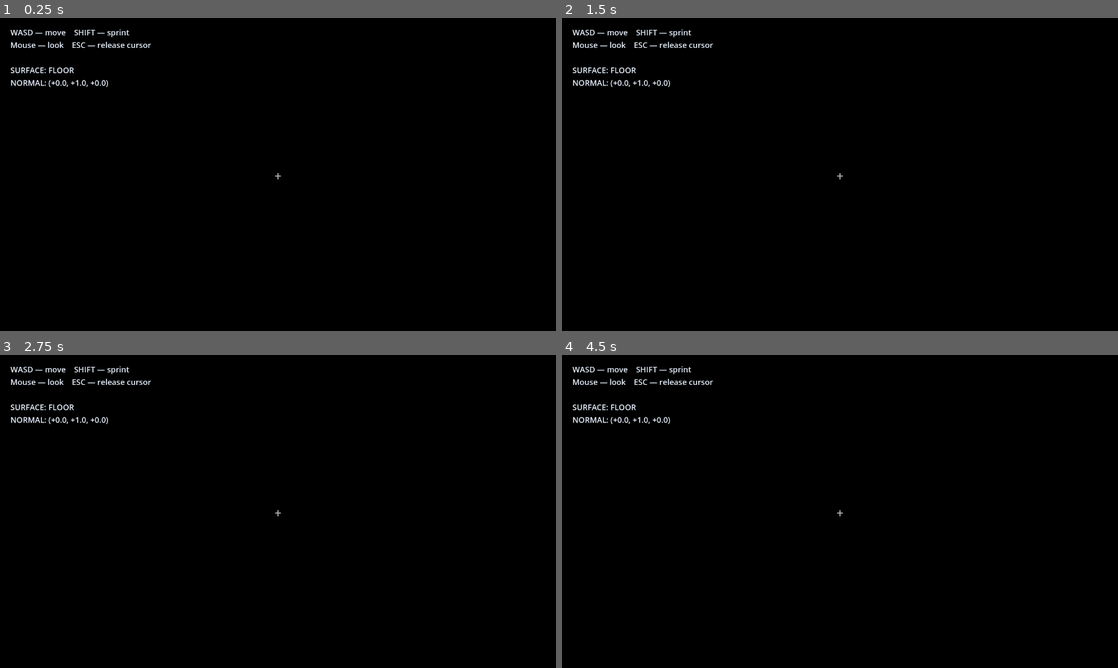
Above: before the commit, frames 1-4 (two rows, left to right).
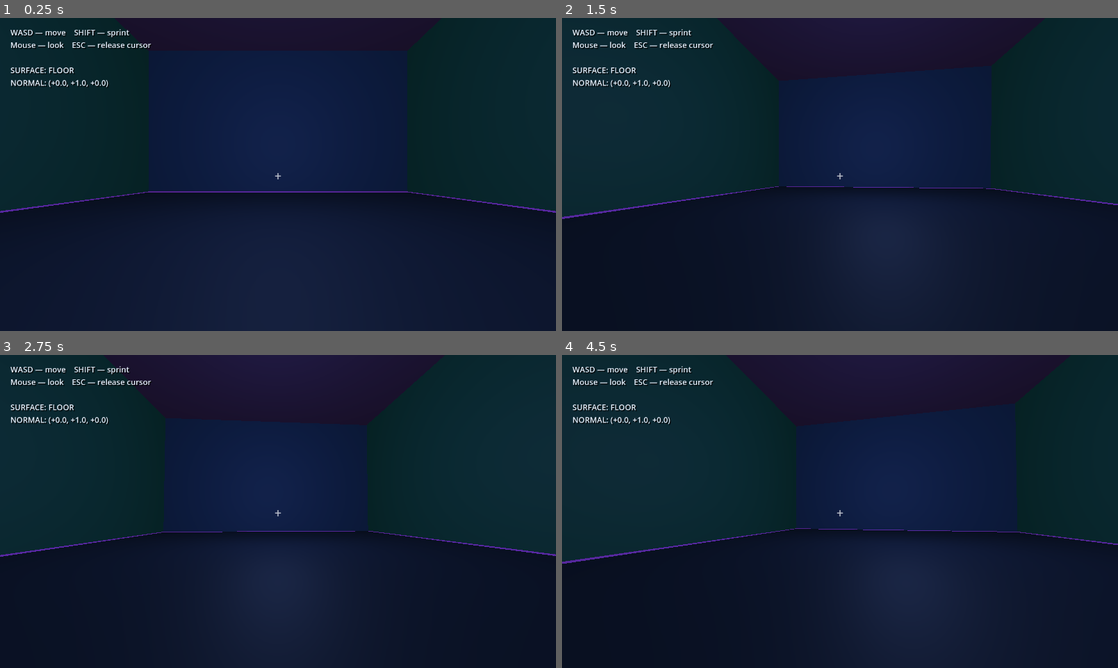
Above: after the commit, the same moments.

Repository: VovaShkrobtak/GD-TEST
Game: Godot game, scene res://scenes/main.tscn
Two runs of this game, one before a commit and one after it. Both use one fixed random seed, a clock stepped at 60 frames per second and the inputs below.
Inputs (mouse positions are in pixels of both pictures, inside the frame that each line leads up to):
- Up to frame 1 (0.25 s): no input
- Up to frame 2 (1.5 s): tap Enter at 0.5 s; move the mouse to (867, 174) at 0.52 s; hold Shift 0.53-1.28 s; hold W from 0.53 s (still down); move the mouse to (812, 174) at 1.27 s; tap Shift at 1.35 s
- Up to frame 3 (2.75 s): keep holding W; tap Space at 2 s; move the mouse to (289, 505) at 2.02 s; hold Shift from 2.03 s (still down)
- Up to frame 4 (4.5 s): keep holding W; tap Enter at 2.75 s; move the mouse to (834, 517) at 2.77 s; release Shift at 2.78 s; tap Shift at 2.85, 4.35 s; tap Space at 3.5 s; move the mouse to (878, 514) at 3.52 s; hold Shift 3.53-4.28 s; move the mouse to (795, 508) at 4.27 s

The runs differ from the first frame. In frame 1, 99% of the frame differs, in the area x 0-100%, y 0-100%; in frame 2, 99%; in frame 3, 99%; in frame 4, 99%.
Error before the commit: Invalid assignment of property or key 'reflection_source' with value of type 'int' on a base object of type 'Environment'. (res://scripts/main.gd:37)

Commit message:
Remove invalid Environment reflection property

Diff:
--- a/scripts/main.gd
+++ b/scripts/main.gd
@@ -34,7 +34,6 @@
     environment.ambient_light_source = Environment.AMBIENT_SOURCE_COLOR
     environment.ambient_light_color = Color(0.46, 0.5, 0.58)
     environment.ambient_light_energy = 0.85
-    environment.reflection_source = Environment.REFLECTION_SOURCE_DISABLED
 
     var world_environment := WorldEnvironment.new()
     world_environment.environment = environment
